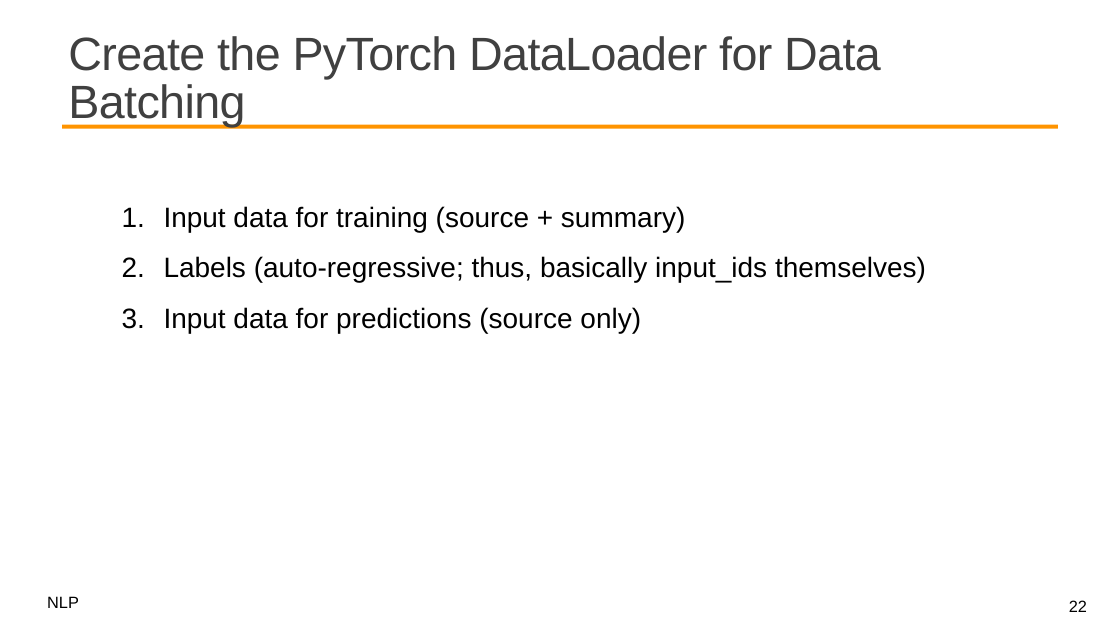
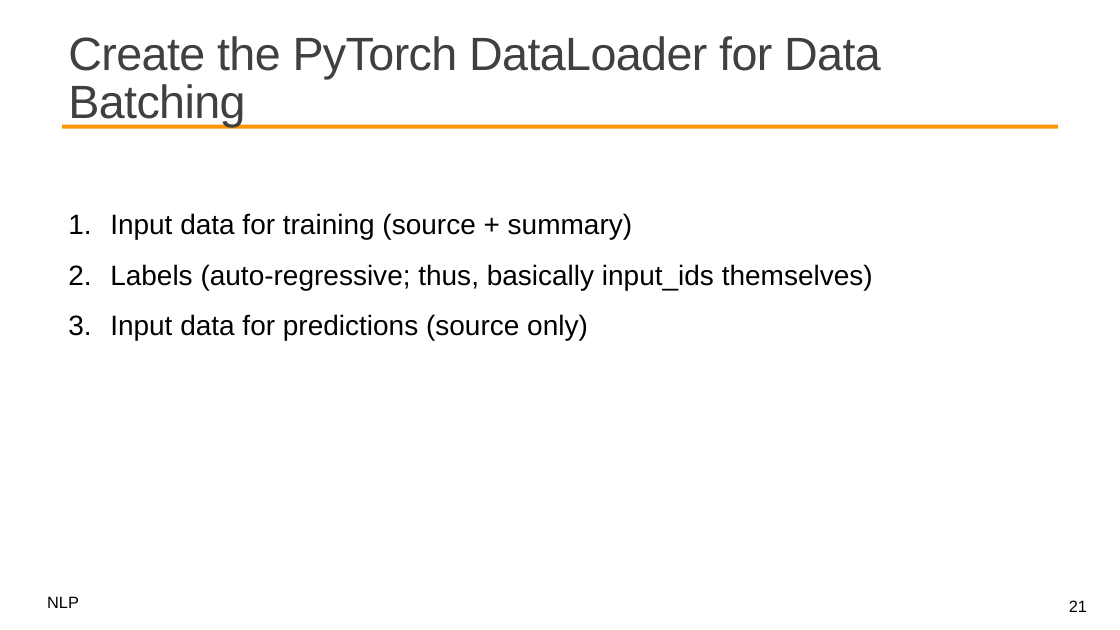
Before and after one commit to mcps5601/CGUNLP_2026_Spring, a slide deck: slide 21 of slides/w10_huggingface_0427.pptx (slide 22 before the commit). Drawn at 1120x630 pixels with LibreOffice and Linux fonts; fonts in the diff are those of the drawing; background and template pictures are left out. Boxes give left, top, right and bottom in pixels: in the first picture for what was removed or moved away, otherwise in the second. Text is boxed around its words. In the diff, an @@ line names an element or a change of style, - is before the commit and + after.

```diff
--- a/slides/w10_huggingface_0427.pptx
+++ b/slides/w10_huggingface_0427.pptx
@@ text "Input data for training (source ...": place and size @@
-text "Input data for training (source ..." at box(164, 206, 926, 333)
+text "Input data for training (source ..." at box(110, 213, 873, 340)
@@ page number at box(1069, 600, 1087, 612): text changed @@
-22
+21
```
Also in this commit, not shown: 4 other slides changed, 1 slide added, 1 slide removed, 1 other file.
